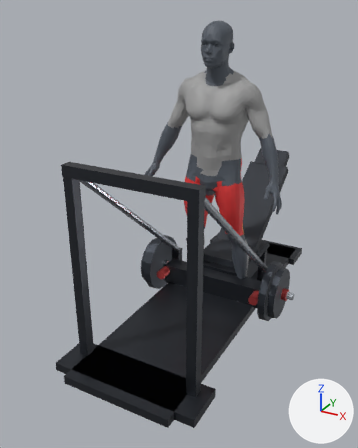
Two versions of the Blender file assets_3d/source_blend/quads_leg_press.blend, one commit apart.
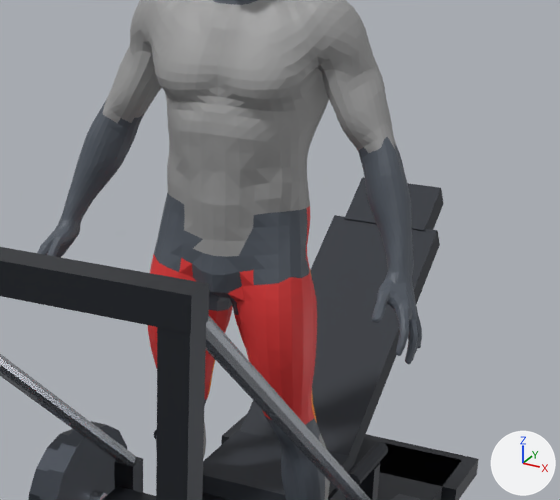
There are two pictures of each version: one whole from a camera (50 mm lens) standing at (1.23, -2.68, 1.85) and looking at (-0.15, -0.18, 0.6), one close up on the part from 37% to 93% of the width and 19% to 59% of the height. Lighting does not change. The marker at lower right points along +X, +Y and +Z. The older version's two pictures come first.

Script lines for the objects in view, before the commit:
```python
mat_mat_muscle_quads = principled_material('Mat_Muscle_Quads')
mat_mat_muscle_quads.base_color = (0.78, 0.04, 0.04)  # red #e53838
mat_mat_muscle_quads.metallic = 0.05
mat_mat_muscle_quads.roughness = 0.55
me_body_joints_hands_feet = bpy.data.meshes.new('Body_Joints_Hands_Feet')
me_body_joints_hands_feet.from_pydata(...)  # 2846 vertices, 3774 faces; spans x -0.464..0.464, y -0.153..0.146, z 0.0..1.464
me_body_joints_hands_feet.materials.append(mat_mat_body_neutral)  # greyish blue #545b65
me_mesh_muscle_quads = bpy.data.meshes.new('Mesh_Muscle_Quads')
me_mesh_muscle_quads.from_pydata(...)  # 230 vertices, 192 faces; spans x -0.201..0.201, y -0.089..0.063, z 0.494..0.892
me_mesh_muscle_quads.materials.append(mat_mat_muscle_quads)  # red #e53838
me_mesh_muscle_triceps = bpy.data.meshes.new('Mesh_Muscle_Triceps')
me_mesh_muscle_triceps.from_pydata(...)  # 177 vertices, 171 faces; spans x -0.347..0.339, y 0.013..0.119, z 1.141..1.342
me_mesh_muscle_triceps.materials.append(mat_mat_muscle_triceps)  # grey #9e9e9e
ob_body_joints_hands_feet = bpy.data.objects.new('Body_Joints_Hands_Feet', me_body_joints_hands_feet)
ob_body_joints_hands_feet.location = (0.0, 0.0, 0.0)
ob_mesh_muscle_quads = bpy.data.objects.new('Mesh_Muscle_Quads', me_mesh_muscle_quads)
ob_mesh_muscle_quads.location = (0.0, 0.0, 0.0)
ob_mesh_muscle_triceps = bpy.data.objects.new('Mesh_Muscle_Triceps', me_mesh_muscle_triceps)
ob_mesh_muscle_triceps.location = (0.0, 0.0, 0.0)
# also in view: 'Mesh_Muscle_Shoulders' at (0.0, 0.04, 1.39); 'Equip_LegPressSled' at (0.0, 0.05, 0.16); 'Mesh_Muscle_Chest' at (0.0, -0.04, 1.34); 'Mesh_Muscle_Back_Lats' at (0.0, 0.08, 1.21); 'Mesh_Muscle_Abs_Core' at (0.0, -0.03, 1.09)
```
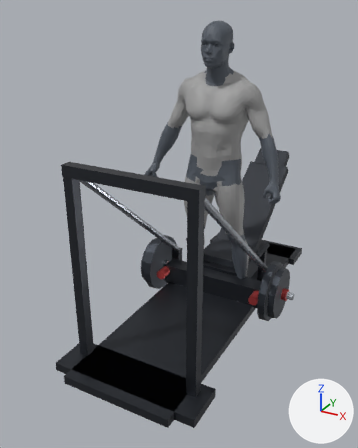
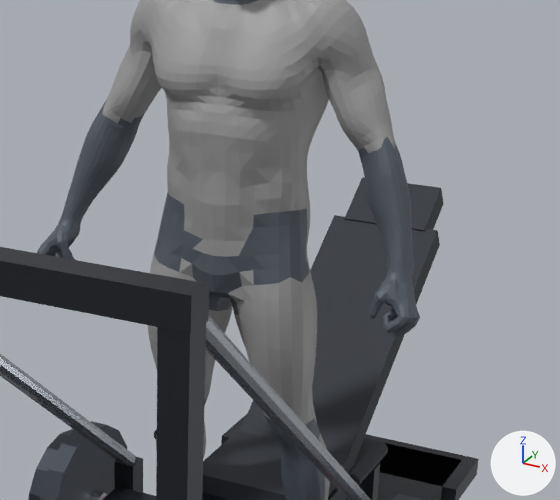
Changed parts and their boxes [x1, y1, x2, y2] in the close-ups (560 x 500 px; the box of a moved part takes in the faces that stretch with it):
'Body_Joints_Hands_Feet', reshaped: before [37, 0, 422, 500]; after [37, 0, 420, 500]
'Mesh_Muscle_Quads', recoloured (red to grey): [148, 255, 317, 424] in both
part 1 of me_body_joints_hands_feet, moved or reshaped: before [37, 127, 115, 257]; after [37, 127, 115, 260]
part 2 of me_body_joints_hands_feet, moved or reshaped: before [291, 186, 422, 364]; after [291, 186, 420, 337]

The edits, one by one:
Material 'Mat_Muscle_Quads' (mat_mat_muscle_quads) changes colour from red #e53838 to grey #9e9e9e; in linear values from (0.78, 0.04, 0.04) to (0.341, 0.341, 0.341).
me_body_joints_hands_feet is used by ob_body_joints_hands_feet; location (0.0, 0.0, 0.0).
me_body_joints_hands_feet had 2846 vertices, 3774 faces and spanned x -0.464..0.464, y -0.153..0.146, z 0.0..1.464.
me_body_joints_hands_feet now has 2897 vertices, 3770 faces and spans x -0.456..0.456, y -0.121..0.146, z 0.0..1.465.
me_body_joints_hands_feet part 1: 23 vertices moved from x -0.445..-0.378, y -0.114..-0.022, z 0.793..0.914 to x -0.451..-0.373, y -0.111..-0.022, z 0.821..0.914; 325 vertices removed from x -0.464..-0.329, y -0.152..0.041, z 0.756..1.12; 361 vertices added at x -0.456..-0.334, y -0.121..0.037, z 0.796..1.117.
me_body_joints_hands_feet part 2: 18 vertices moved from x 0.179..0.445, y -0.118..-0.021, z 0.825..0.914 to x 0.181..0.445, y -0.117..-0.02, z 0.825..0.915; 327 vertices removed from x 0.285..0.464, y -0.153..0.071, z 0.756..1.112; 369 vertices added at x 0.289..0.456, y -0.121..0.071, z 0.796..1.104.
Other edits to the shape of me_body_joints_hands_feet do not show in these pictures.
